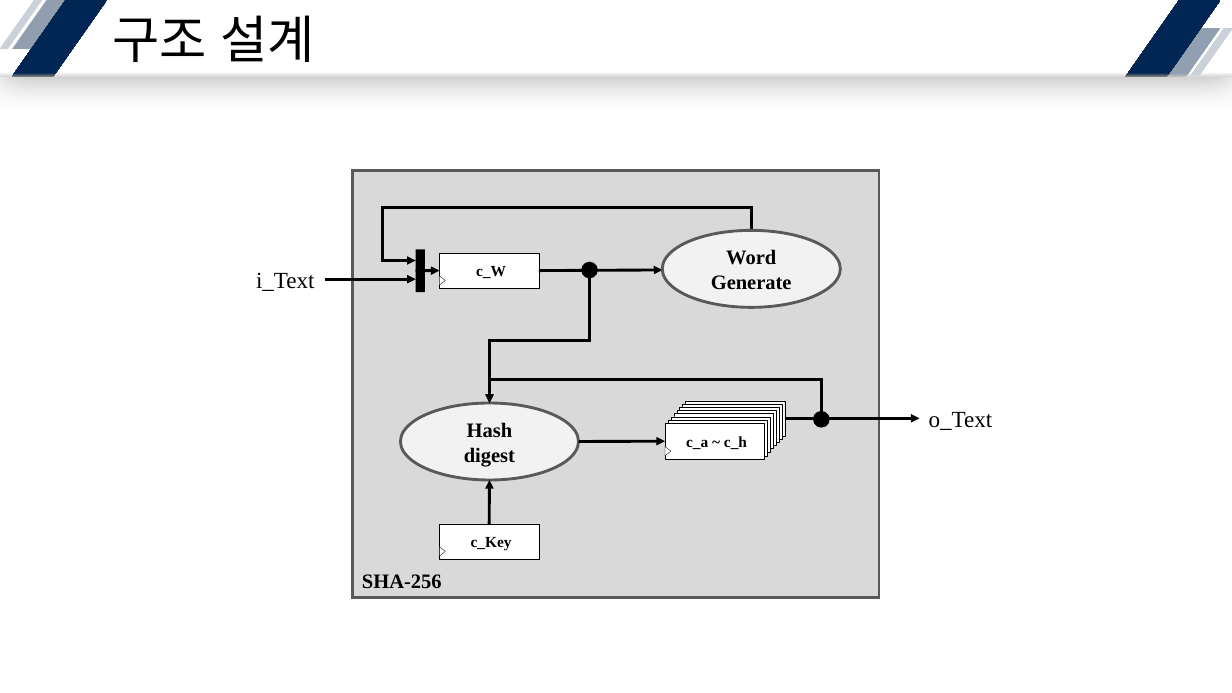
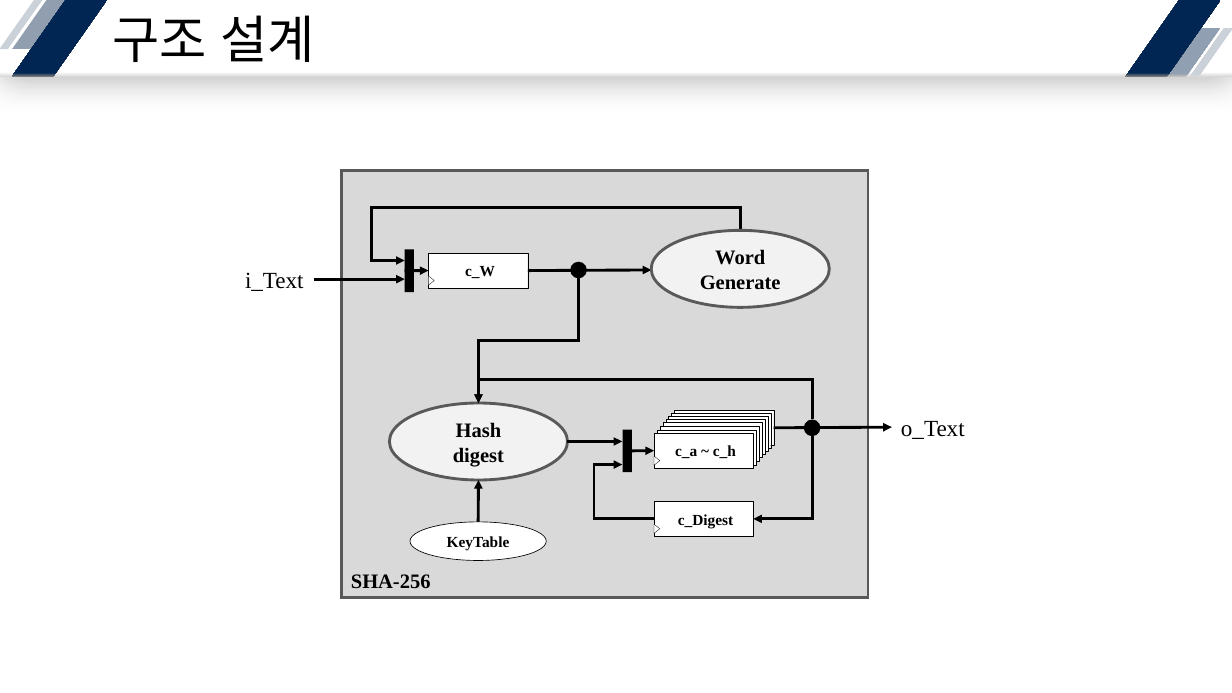
Before and after one commit to yuyu0830/FPGA_AES128, a slide deck: slide 4 of SHA/SHA256/Presentation/SHA256.pptx. Drawn at 1232x693 pixels with LibreOffice and Linux fonts; fonts in the diff are those of the drawing. Boxes give left, top, right and bottom in pixels: in the first picture for what was removed or moved away, otherwise in the second. Text is boxed around its words. In the diff, an @@ line names an element or a change of style, - is before the commit and + after.

```diff
--- a/SHA/SHA256/Presentation/SHA256.pptx
+++ b/SHA/SHA256/Presentation/SHA256.pptx
@@ 5 arrows, 3 rectangles, 3 ellipses, 1 text, 1 elbow arrow, 1 triangle, 1 elbow line moved together from (x1=256, y1=171, x2=879, y2=598) to (x1=245, y1=171, x2=868, y2=598) @@
@@ elbow arrow moved from (822, 411) - (490, 403) to (812, 420) - (479, 403) @@
@@ text "o_Text" moved from (x1=929, y1=412, x2=993, y2=430) to (x1=901, y1=421, x2=965, y2=439) @@
@@ arrow moved from (579, 442) - (665, 442) to (567, 442) - (622, 442) @@
@@ rectangle added at (x1=623, y1=430, x2=632, y2=472), fill #000000 @@
@@ elbow arrow added from (812, 436) to (753, 519), #000000 2.25 pt @@
@@ arrow moved from (785, 419) - (920, 419) to (774, 428) - (892, 427) @@
@@ elbow line added from (654, 519) to (592, 465), #000000 2.25 pt @@
@@ arrow added from (595, 465) to (622, 465), #000000 2.25 pt @@
@@ arrow added from (632, 451) to (654, 451), #000000 2.25 pt @@
@@ 8 rectangles, 1 ellipse, 1 triangle moved together from (x1=665, y1=401, x2=830, y2=458) to (x1=654, y1=410, x2=821, y2=469) @@
@@ rectangle added at (x1=654, y1=501, x2=753, y2=536), fill #FFFFFF, outline #000000 0.25 pt, 12 pt, text #000000, bold @@
+c_Digest
@@ ellipse added at (x1=410, y1=522, x2=546, y2=561), fill #FFFFFF, outline #000000 0.5 pt, 12 pt, text #000000, bold @@
+KeyTable
@@ rectangle removed at (x1=440, y1=524, x2=539, y2=559) @@
-c_Key
@@ triangle moved from (x1=440, y1=547, x2=445, y2=556) to (x1=654, y1=524, x2=660, y2=533) @@
```
Also in this commit, not shown: 4 other slides changed, 10 slides added, 17 other files.
